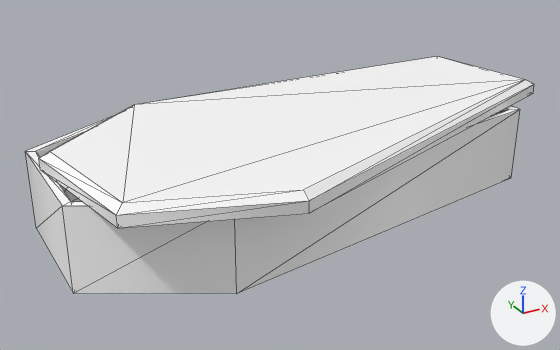
An edit to the FBX model JackiesLantern/Assets/GameAssets/Models/Level2Models/WoodenCoffin3_Model.fbx, drawn before and after from the same camera.
Both versions are drawn from a 50 mm camera at (-2.92, -5.01, 2.76) aimed at (-0.19, -0.04, 0.28). Lighting does not change. The marker at lower right points along +X, +Y and +Z. Mesh edges are drawn as thin lines. Where no turn or scale is listed for an object, it has been applied to the vertices.

Names of what the first picture shows: 'WoodenCoffin3_Model'.
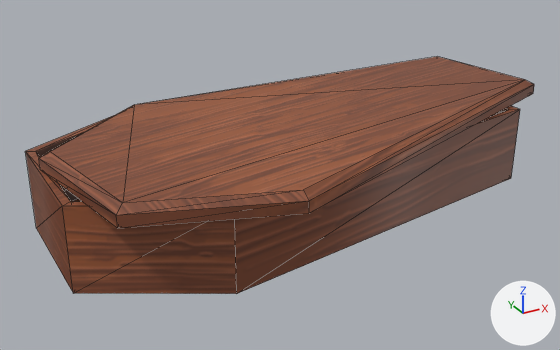
The newer file is also turned or shifted as a whole; pictures and numbers use the older file's frame.

Location of each change, [x1, y1, x2, y2] in pixels of the pictures (560 x 350 px):
'WoodenCoffin3_Model', recoloured (white to brown)
    both: [25, 56, 534, 294]

What changed in the scene script:
```text
Add img_woodencoffin3_base_color_png:
    img_woodencoffin3_base_color_png = load_image('WoodenCoffin3_Base_color.png', 'LVL2 Textures/WoodenCoffin3_Textures/WoodenCoffin3_Base_color.png', 2048, 2048, 'sRGB')
Add mat_material__57_001:
    mat_material__57_001 = principled_material('Material #57.001')
    mat_material__57_001.texture = img_woodencoffin3_base_color_png
    mat_material__57_001.roughness = 0.553
Change me_mesh_040:
    where me_mesh_040.from_pydata(...)  # 42 vertices, 76 faces; spans x -2.01..2.26, y -1.36..1.05, z 0.0..0.77
    remove me_mesh_040.materials.append(mat_woodencoffin3)  # white #ffffff
    add me_mesh_040.materials.append(mat_material__57_001)  # picture img_woodencoffin3_base_color_png
```
